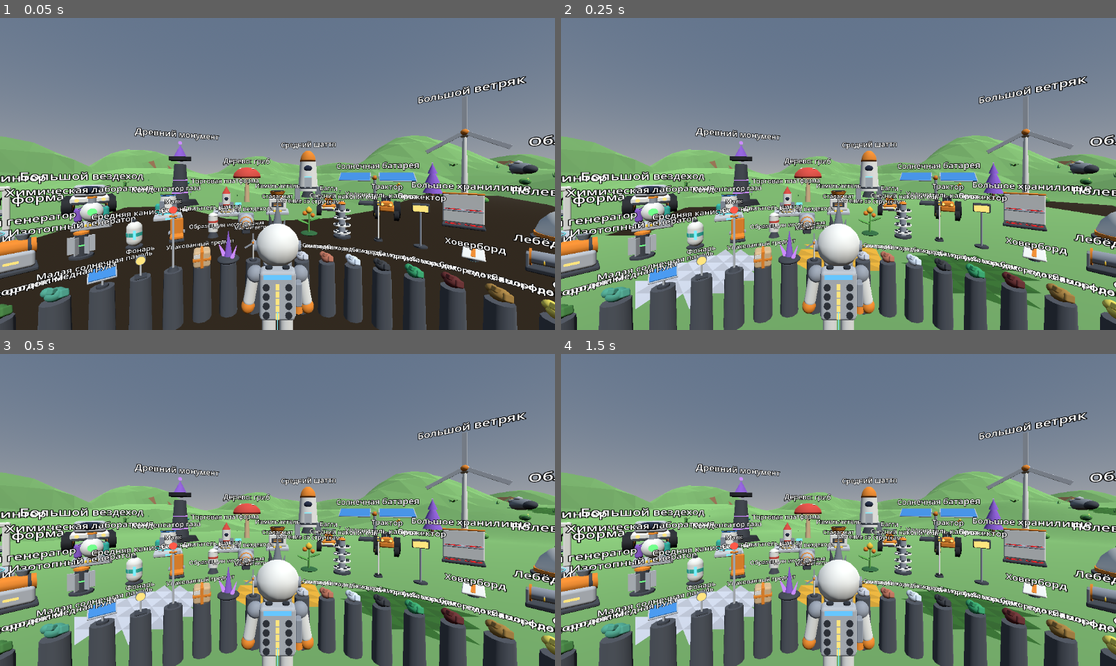
Above: before the commit, frames 1-4 (two rows, left to right).
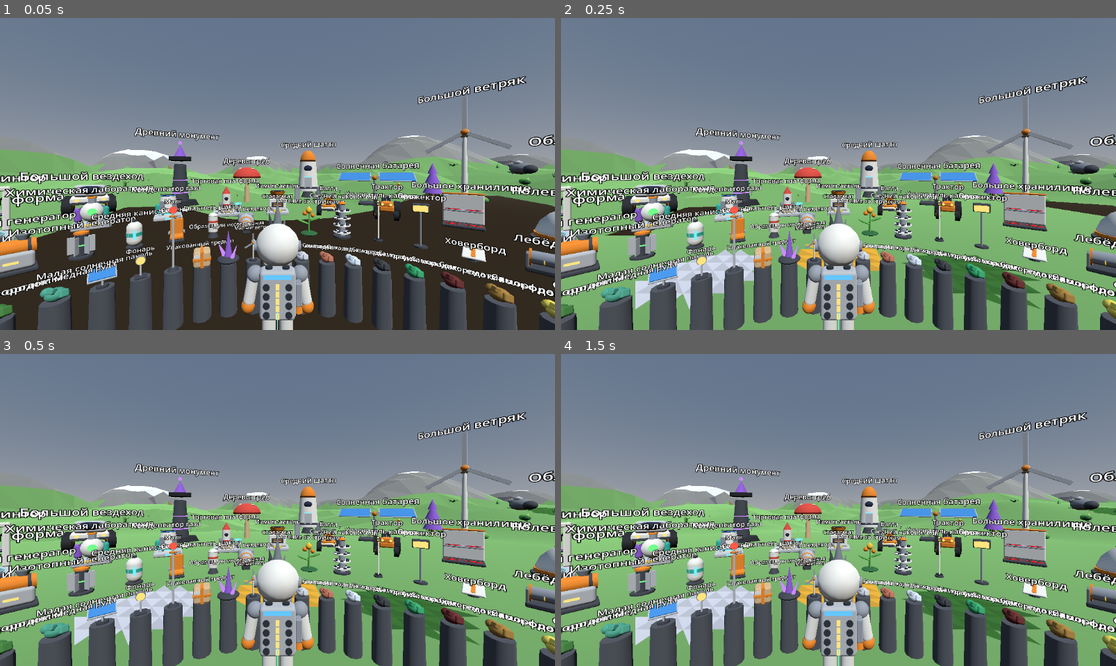
Above: after the commit, the same moments.

Repository: Vano3667/Astro-Planet
Game: Godot game, scene res://main.tscn
The game is run twice, just before and just after one commit, with the same random seed, the same clock (stepped at 60 frames per second) and the same inputs.
Inputs:
- Up to frame 1 (0.05 s): no input
- Up to frame 2 (0.25 s): no input
- Up to frame 3 (0.5 s): no input
- Up to frame 4 (1.5 s): tap Enter at 1.25 s

The runs differ from the first frame. In frame 1, 2.6% of the frame differs, in the area x 0-100%, y 37-50%; in frame 2, 2.6%; in frame 3, 2.6%; in frame 4, 2.6%.

Commit message:
Грунт, часть 6: цвет по высоте - горы серые, вершины светлые; одинаково в подробном грунте и в дальнем рельефе

Diff:
--- a/game/terrain/far_terrain.gd
+++ b/game/terrain/far_terrain.gd
@@ -103,15 +103,19 @@
 	var x0: int = focus.x - RADIUS
 	var z0: int = focus.y - RADIUS
 
-	# Ground height at every corner of the cell grid.
+	# Ground height at every corner of the cell grid: true is the real height (used for
+	# the color), heights has the rim of the hole lowered (used for the shape).
 	var heights := PackedFloat32Array()
+	var true_h := PackedFloat32Array()
 	heights.resize(vs * vs)
+	true_h.resize(vs * vs)
 	for vz in vs:
 		var gz: int = z0 + vz
 		var rim_z: bool = gz >= focus.y - HOLE and gz <= focus.y + HOLE + 1
 		for vx in vs:
 			var gx: int = x0 + vx
 			var h: float = Gen.height(float(gx) * CELL, float(gz) * CELL)
+			true_h[vx + vs * vz] = h
 			if rim_z and gx >= focus.x - HOLE and gx <= focus.x + HOLE + 1:
 				h -= DROP
 			heights[vx + vs * vz] = h
@@ -141,6 +145,8 @@
 			var b := Vector3(wx + CELL, heights[i00 + 1], wz)
 			var c := Vector3(wx + CELL, heights[i00 + vs + 1], wz + CELL)
 			var d := Vector3(wx, heights[i00 + vs], wz + CELL)
+			# Height of the middle of the cell on the real ground.
+			var mid_h: float = (true_h[i00] + true_h[i00 + 1] + true_h[i00 + vs + 1] + true_h[i00 + vs]) * 0.25
 			for t in 2:
 				var p0: Vector3 = a
 				var p1: Vector3 = b
@@ -157,9 +163,7 @@
 					var tmp: Vector3 = p1
 					p1 = p2
 					p2 = tmp
-				var col: Color = Nets.COLOR_GRASS
-				if nn.y <= 0.7:
-					col = Nets.COLOR_SOIL
+				var col: Color = Nets.surface_color(mid_h, nn.y)
 				verts[n] = p0
 				verts[n + 1] = p1
 				verts[n + 2] = p2
--- a/game/terrain/surface_nets.gd
+++ b/game/terrain/surface_nets.gd
@@ -1,7 +1,7 @@
 extends RefCounted
 # Turns the density values of one chunk into a triangle mesh (the "surface nets" method):
 # every cell that the surface passes through gets one point, neighbouring points are joined.
-# Triangles are flat shaded and colored by depth below the original ground;
+# Triangles are flat shaded and colored by depth below the original ground and by height;
 # ground that belongs to a resource deposit gets the color of the resource.
 # Written without running the engine; checked by tools/check_terrain.gd in the GitHub build.
 
@@ -11,6 +11,12 @@
 const COLOR_SOIL := Color(0.58, 0.42, 0.29)
 const COLOR_ROCK := Color(0.43, 0.41, 0.46)
 const COLOR_DEEP := Color(0.27, 0.25, 0.31)
+# Mountains: the reference wiki calls the mountains of the starting planet gray.
+# The light tops and both height levels are own values.
+const COLOR_HIGH := Color(0.52, 0.53, 0.52)
+const COLOR_SNOW := Color(0.88, 0.90, 0.93)
+const HIGH_LEVEL := 7.0
+const SNOW_LEVEL := 18.0
 
 static var _wind: float = 0.0
 
@@ -38,6 +44,20 @@
 			sign_value = -1.0
 	_wind = sign_value
 	return _wind
+
+
+# Color of the ground surface. wy: height of the place, ny: how much the surface looks up (0..1).
+# Used both for the detailed ground and for the far ground, so the two match.
+static func surface_color(wy: float, ny: float) -> Color:
+	if ny > 0.7:
+		if wy > SNOW_LEVEL:
+			return COLOR_SNOW
+		if wy > HIGH_LEVEL:
+			return COLOR_HIGH
+		return COLOR_GRASS
+	if wy > HIGH_LEVEL:
+		return COLOR_ROCK
+	return COLOR_SOIL
 
 
 # density: P*P*P values of one chunk; heights: P*P original ground heights;
@@ -223,12 +243,15 @@
 			var mz: float = (p0.z + p1.z + p2.z) / 3.0
 			var cxi: int = clampi(roundi(mx / voxel) + 1, 0, pc - 1)
 			var czi: int = clampi(roundi(mz / voxel) + 1, 0, pc - 1)
-			var depth: float = heights[cxi + pc * czi] - (my + origin.y)
+			var wy: float = my + origin.y
+			var depth: float = heights[cxi + pc * czi] - wy
 			var col: Color = COLOR_DEEP
-			if nn.y > 0.7 and depth < 0.4:
-				col = COLOR_GRASS
+			if depth < 0.4:
+				col = surface_color(wy, nn.y)
 			elif depth < 3.5:
 				col = COLOR_SOIL
+				if wy > HIGH_LEVEL:
+					col = COLOR_ROCK
 			elif depth < 12.0:
 				col = COLOR_ROCK
 			if has_deposits and depth > -0.3:
